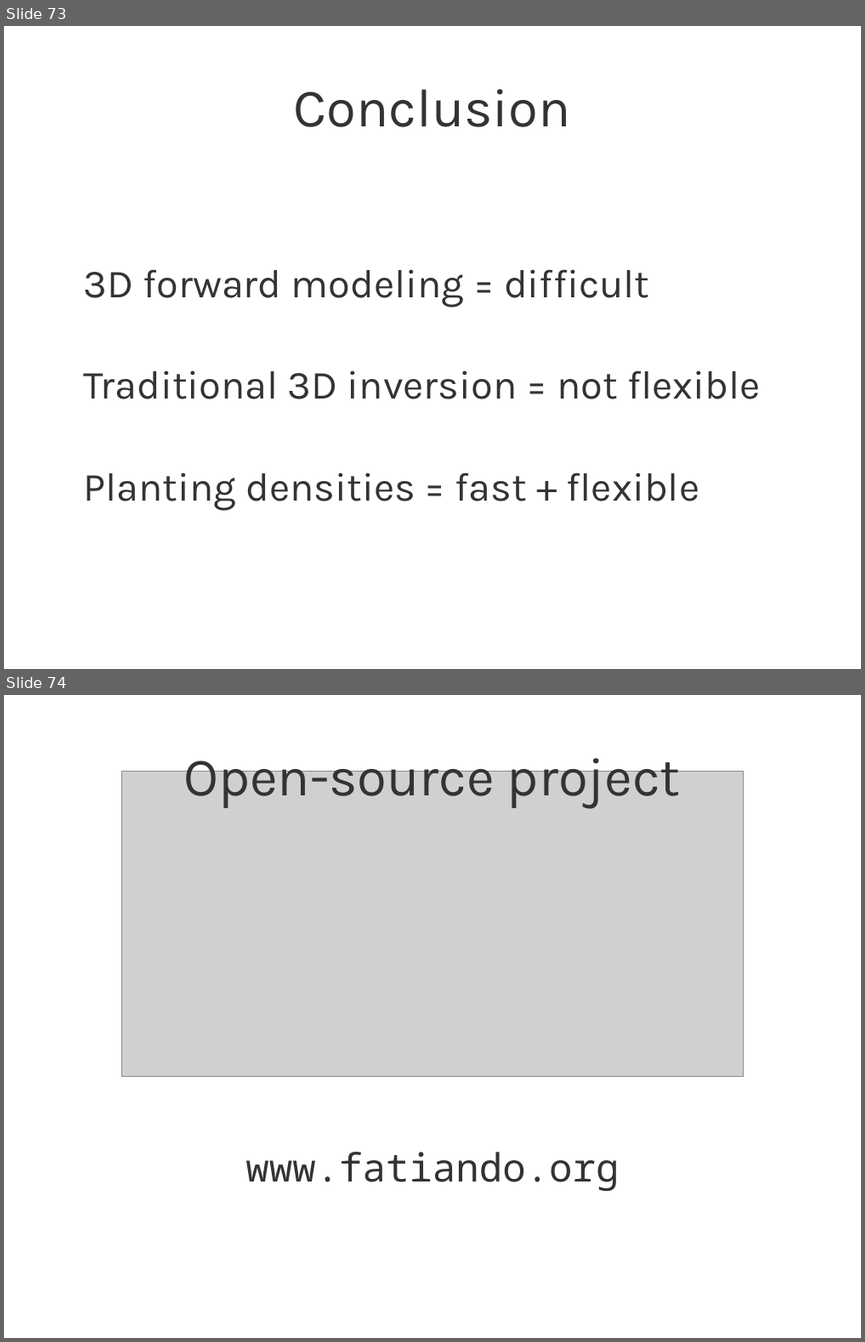
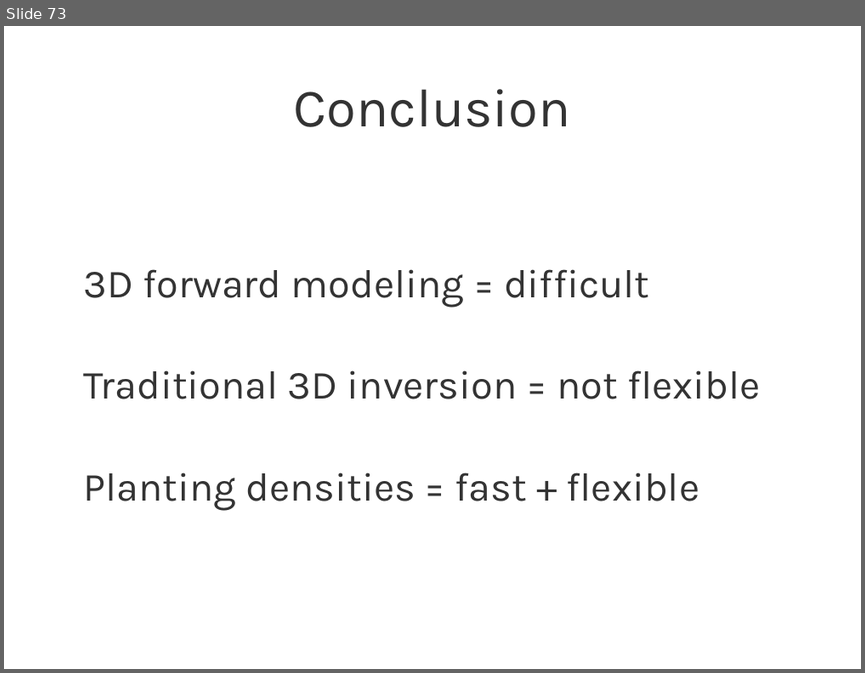
Before and after one commit to leouieda/gghs2012, a slide deck: presentation/uieda_barbosa_gghs2012.odp. Shown one above the other, each under a label of ours: slides 73 and 74 before the commit, slide 73 after it. The pictures are 865x1342 and 865x673 pixels, drawn with LibreOffice and Linux fonts; fonts in the diff are those of the drawing; grey boxes stand for pictures; background and template pictures are left out. Boxes give left, top, right and bottom in pixels: in the first picture for what was removed or moved away, otherwise in the second. Text is boxed around its words. In the diff, an @@ line names an element or a change of style, - is before the commit and + after.

Commit message:
Presentation: moved synthetic and fatiando ad to extra file

```diff
--- a/presentation/uieda_barbosa_gghs2012.odp
+++ b/presentation/uieda_barbosa_gghs2012.odp
@@ slide 74 removed at [4, 695, 861, 1338], background picture (left out) @@
@@ title removed at [183, 747, 681, 809] @@
-Open-source project
@@ picture removed at [121, 771, 744, 1076] @@
@@ title removed at [245, 1151, 619, 1191] @@
-www.fatiando.org
```
Also in this commit, not shown: 3 slides changed, 4 other slides removed, 1 other file.
